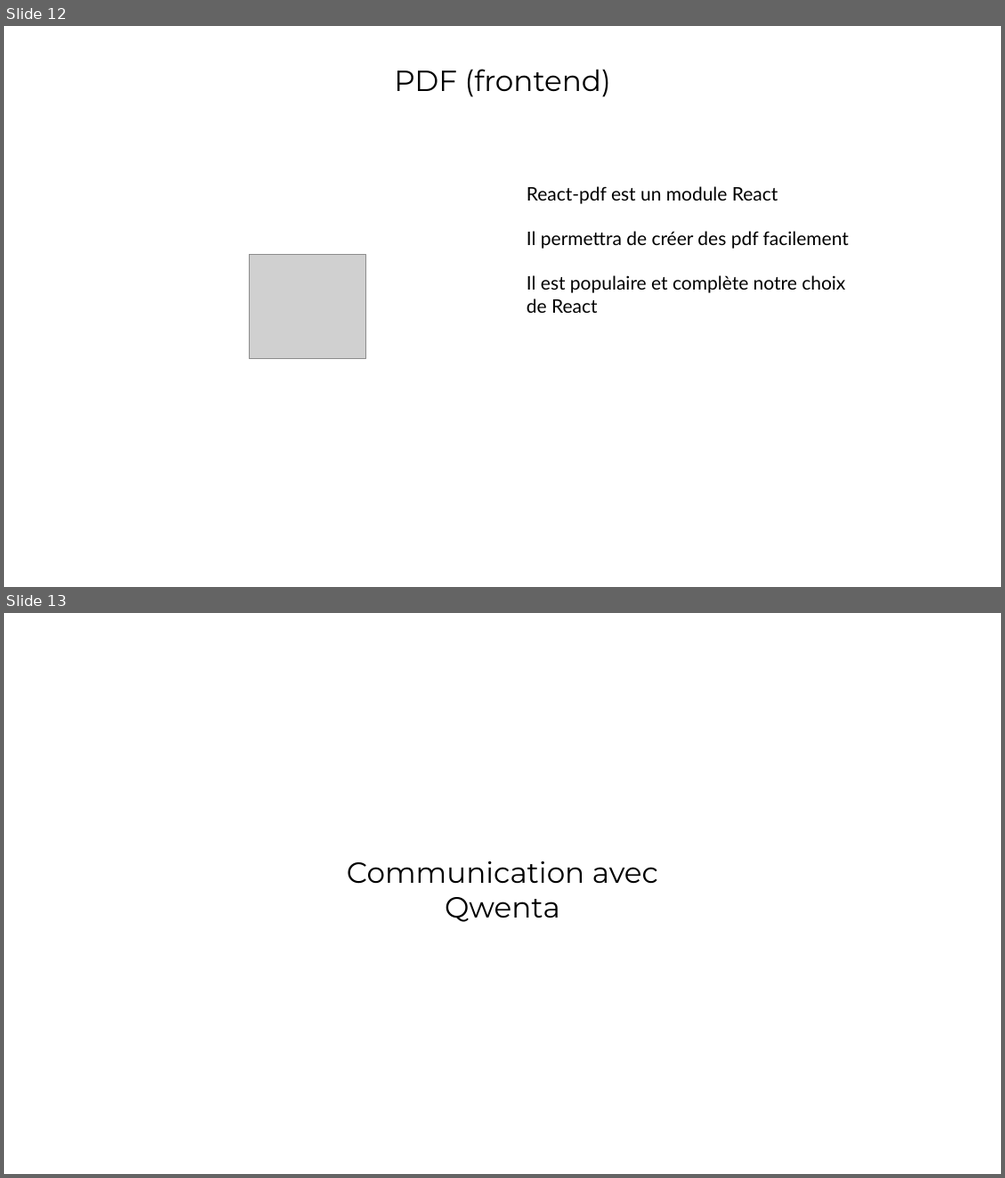
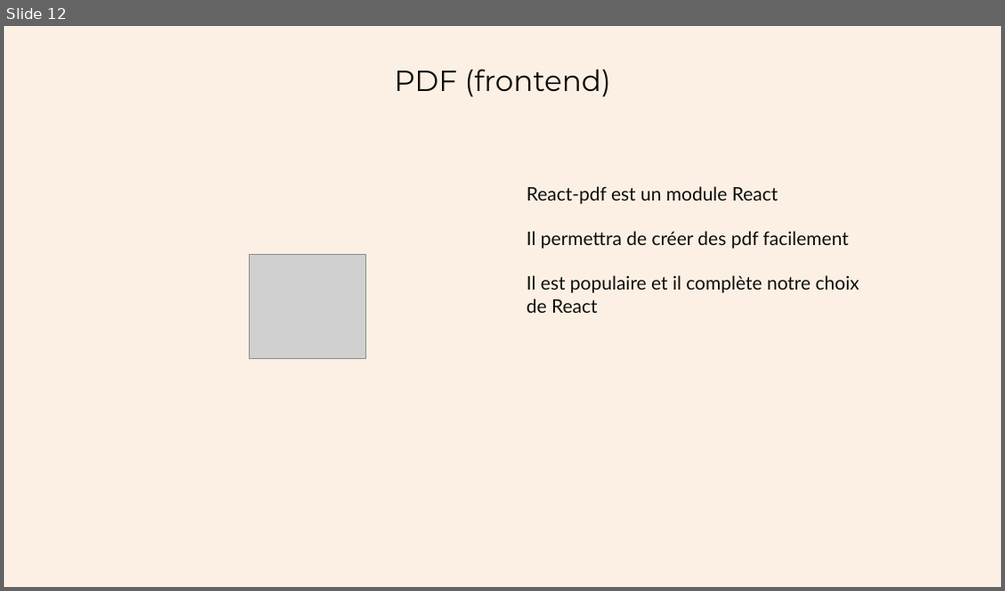
Before and after one commit to Arnaud-B-OC/oc-p4, a slide deck: Présentation - Solution Technique.pptx. Shown one above the other, each under a label of ours: slides 12 and 13 before the commit, slide 12 after it. The pictures are 1005x1178 and 1005x591 pixels, drawn with LibreOffice and Linux fonts; fonts in the diff are those of the drawing; grey boxes stand for pictures. Boxes give left, top, right and bottom in pixels: in the first picture for what was removed or moved away, otherwise in the second. Text is boxed around its words. In the diff, an @@ line names an element or a change of style, - is before the commit and + after.

```diff
--- a/Présentation - Solution Technique.pptx
+++ b/Présentation - Solution Technique.pptx
@@ slide 13 removed at [4,613,1001,1174], background #FFFFFF @@
@@ text removed at [347,860,658,922] @@
-Communication avec Qwenta
@@ slide 12 changed as well @@
@@ background #FFFFFF to #FBF0E3 @@
@@ text "PDF (frontend)" at [394,69,611,97]: text colour #000000 to #0D0D0D @@
@@ text at [526,186,849,248]: text colour #000000 to #0D0D0D in "React-pdf est un module React", "Il permettra de créer des pdf facilement" @@
@@ text at [526,275,859,313]: text changed; text colour #000000 to #0D0D0D @@
-Il est populaire et complète notre choix de React
+Il est populaire et il complète notre choix de React
```
Also in this commit, not shown: 11 other slides changed, 3 slides added, 1 other slide removed.
